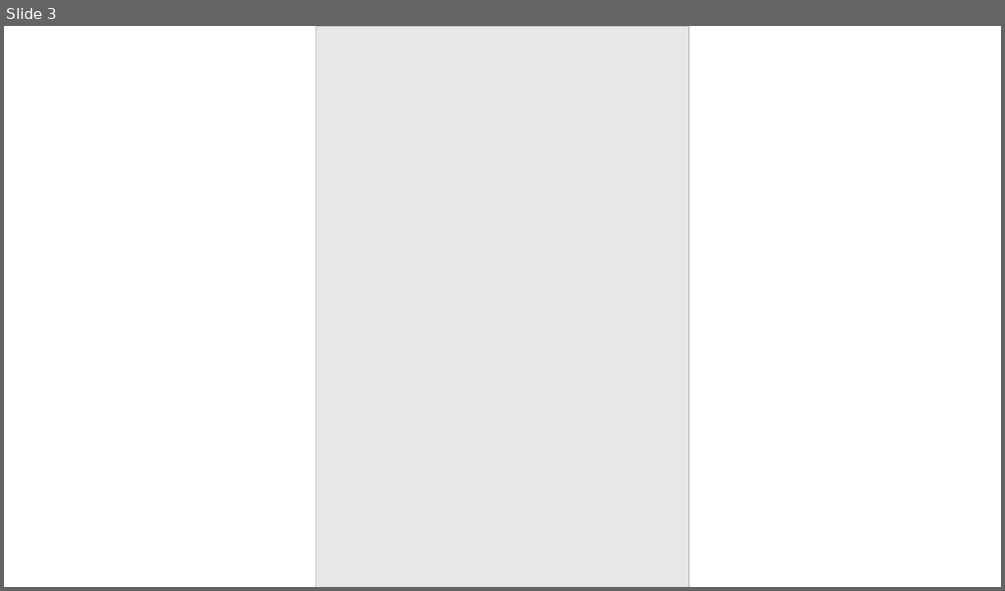
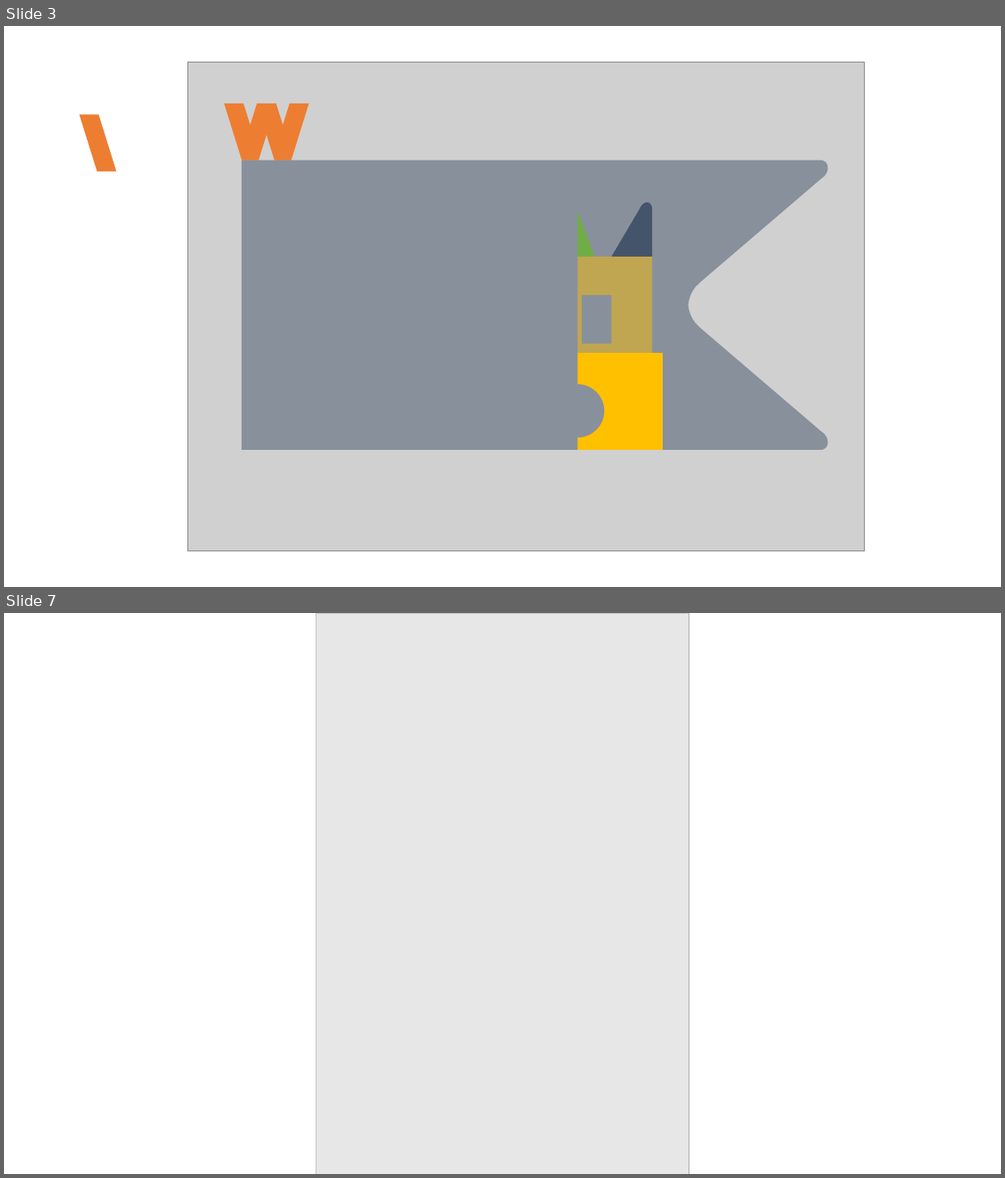
Before and after one commit to YutaMatsumura1016/20OFEF, a slide deck: タブimgs.pptx. Shown one above the other, each under a label of ours: slide 3 before the commit, slides 3 and 7 after it; the slides between them are not shown. The pictures are 1005x591 and 1005x1178 pixels, drawn with LibreOffice and Linux fonts; fonts in the diff are those of the drawing; grey boxes stand for pictures. Boxes give left, top, right and bottom in pixels: in the first picture for what was removed or moved away, otherwise in the second. Text is boxed around its words. In the diff, an @@ line names an element or a change of style, - is before the commit and + after.

```diff
--- a/タブimgs.pptx
+++ b/タブimgs.pptx
@@ slide 3 added at box(4, 26, 1001, 587), background #FFFFFF @@
@@ picture added at box(188, 62, 865, 551) @@
@@ freeform shape added at box(224, 103, 308, 160), fill #ED7D31 @@
@@ parallelogram added at box(80, 114, 117, 171), fill #ED7D31 @@
@@ freeform shape added at box(242, 160, 827, 450), fill #44546A at 51% opacity @@
@@ triangle added at box(577, 211, 595, 257), fill #70AD47 @@
@@ freeform shape added at box(612, 202, 652, 257), fill #44546A @@
@@ freeform shape added at box(577, 257, 652, 353), fill #FFC000 at 48% opacity @@
@@ freeform shape added at box(577, 353, 663, 450), fill #FFC000 @@
@@ what was slide 3 is now slide 7 @@
```
Also in this commit, not shown: 1 slide changed, 4 other slides added, 1 slide removed, 5 other files.
